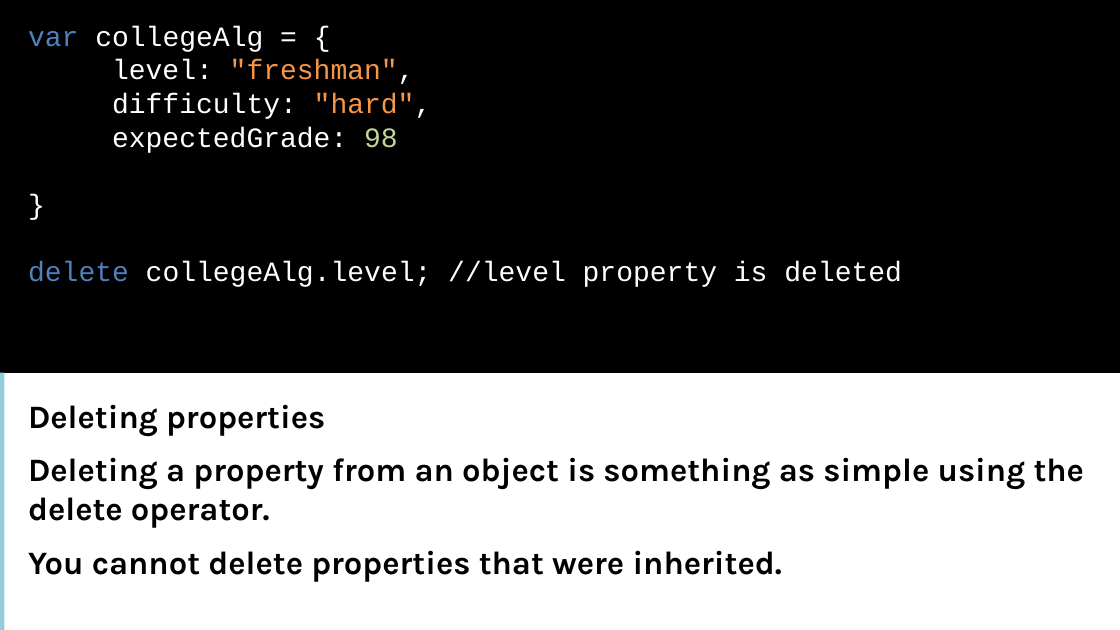
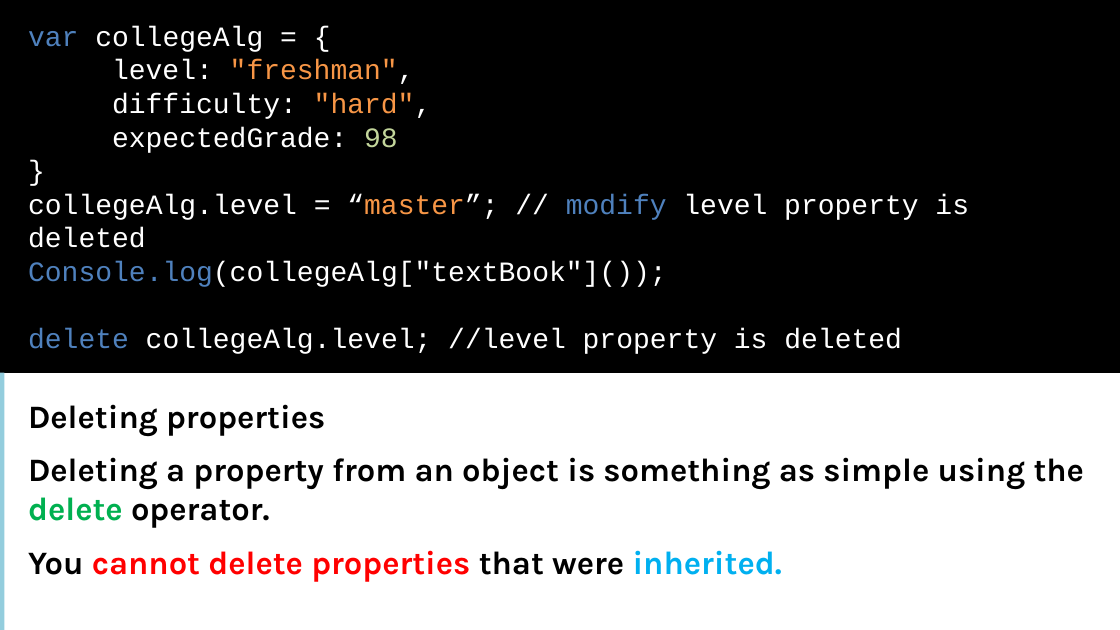
Before and after one commit to xgqfrms/MVA, a slide deck: slide 11 of 01面向有经验开发人员的 JavaScript 课程/MVA resource/02.pptx. Drawn at 1120x630 pixels with LibreOffice and Linux fonts; fonts in the diff are those of the drawing. Boxes give left, top, right and bottom in pixels: in the first picture for what was removed or moved away, otherwise in the second. Text is boxed around its words. In the diff, an @@ line names an element or a change of style, - is before the commit and + after.

```diff
--- a/01面向有经验开发人员的 JavaScript 课程/MVA resource/02.pptx
+++ b/01面向有经验开发人员的 JavaScript 课程/MVA resource/02.pptx
@@ text at (x1=28, y1=194, x2=969, y2=287): paragraphs added @@
+collegeAlg.level = “master”; // modify level property is deleted
+Console.log(collegeAlg["textBook"]());
@@ text at (x1=28, y1=457, x2=1085, y2=582): text colour #000000 to #00B050 in "delete"; text colour #000000 to #FF0000 in "cannot delete properties"; text colour #000000 to #00B0F0 in "inherited." @@
```
Also in this commit, not shown: 10 other slides changed, 4 other files.
